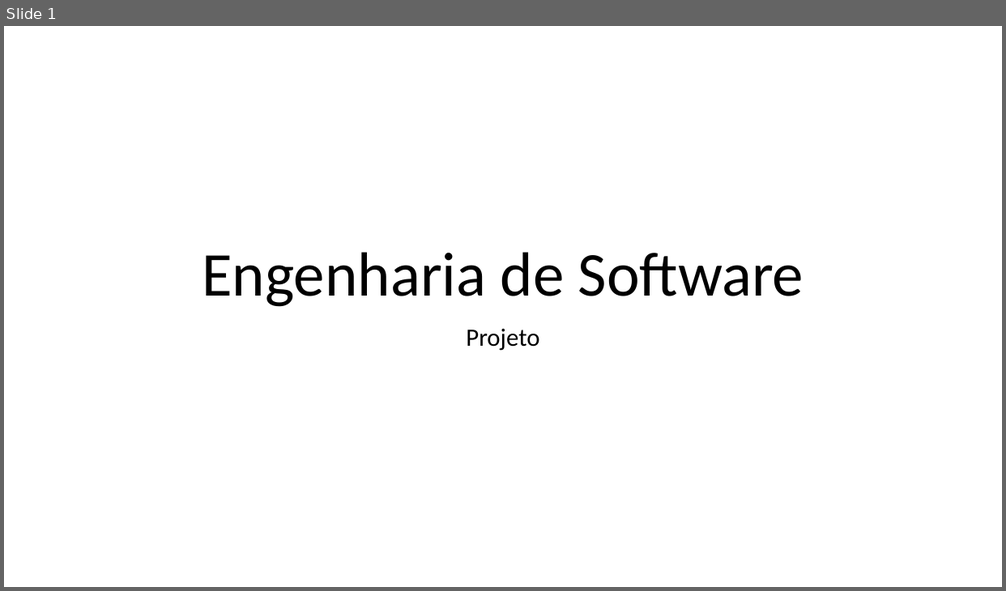
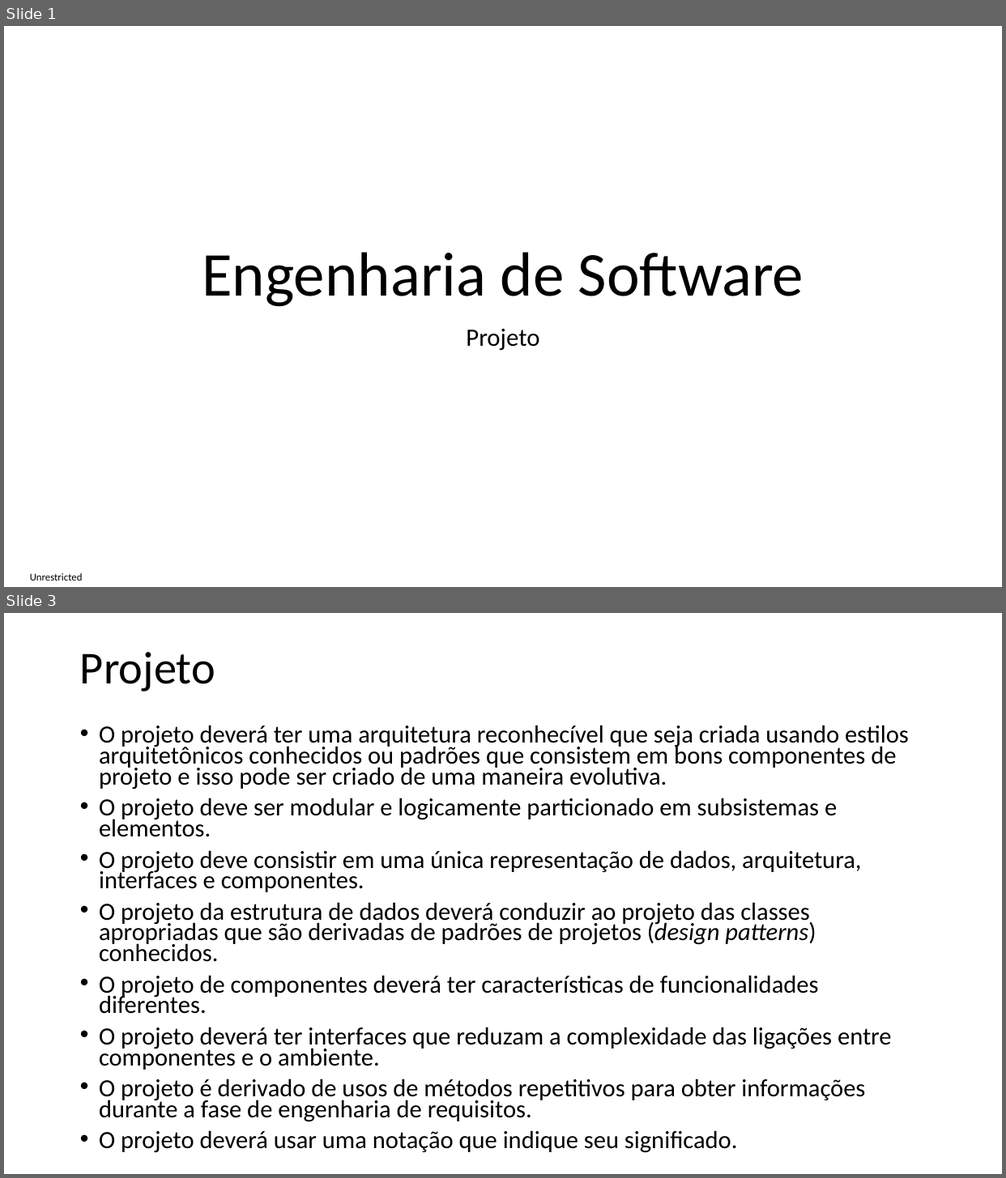
Before and after one commit to impagno/pwcamoes, a slide deck: Documentos/Engenharia de Software - Projeto.pptx. Shown one above the other, each under a label of ours: slide 1 before the commit, slides 1 and 3 after it; the slides between them are not shown. The pictures are 1006x591 and 1006x1178 pixels, drawn with LibreOffice and Linux fonts; fonts in the diff are those of the drawing. Boxes give left, top, right and bottom in pixels: in the first picture for what was removed or moved away, otherwise in the second. Text is boxed around its words. In the diff, an @@ line names an element or a change of style, - is before the commit and + after.

```diff
--- a/Documentos/Engenharia de Software - Projeto.pptx
+++ b/Documentos/Engenharia de Software - Projeto.pptx
@@ slide 3 added at (4,613,1002,1174), background #FFFFFF @@
@@ title added at (80,652,215,692), 44 pt, text #000000 @@
+Projeto
@@ text added at (99,725,909,1153), 23.8 pt, text #000000 @@
+• O projeto deverá ter uma arquitetura reconhecível que seja criada usando estilos arquitetônicos conhecidos ou padrões que consistem em bons componentes de projeto e isso pode ser criado de uma maneira evolutiva.
+• O projeto deve ser modular e logicamente particionado em subsistemas e elementos.
+• O projeto deve consistir em uma única representação de dados, arquitetura, interfaces e componentes.
+• O projeto da estrutura de dados deverá conduzir ao projeto das classes apropriadas que são derivadas de padrões de projetos (design patterns) conhecidos.
+• O projeto de componentes deverá ter características de funcionalidades diferentes.
+• O projeto deverá ter interfaces que reduzam a complexidade das ligações entre componentes e o ambiente.
+• O projeto é derivado de usos de métodos repetitivos para obter informações durante a fase de engenharia de requisitos.
+• O projeto deverá usar uma notação que indique seu significado.
@@ slide 1 changed as well @@
@@ text added at (30,574,83,581), 10 pt, text #000000 @@
+Unrestricted
```
Also in this commit, not shown: 13 other slides added, 5 slides removed.
